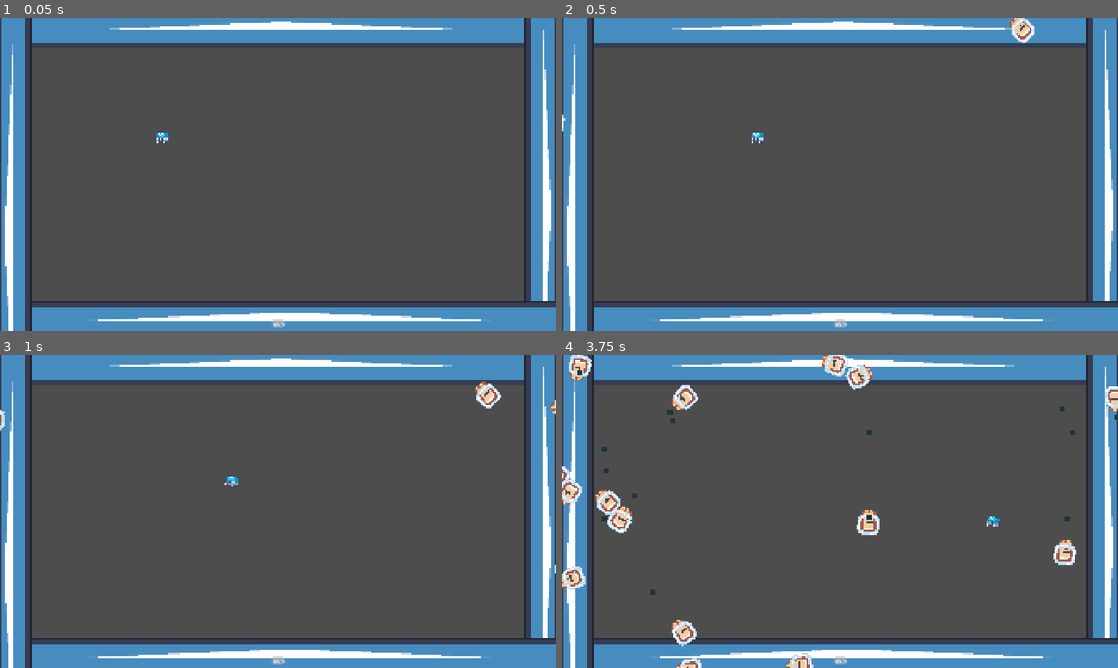
Above: before the commit, frames 1-4 (two rows, left to right).
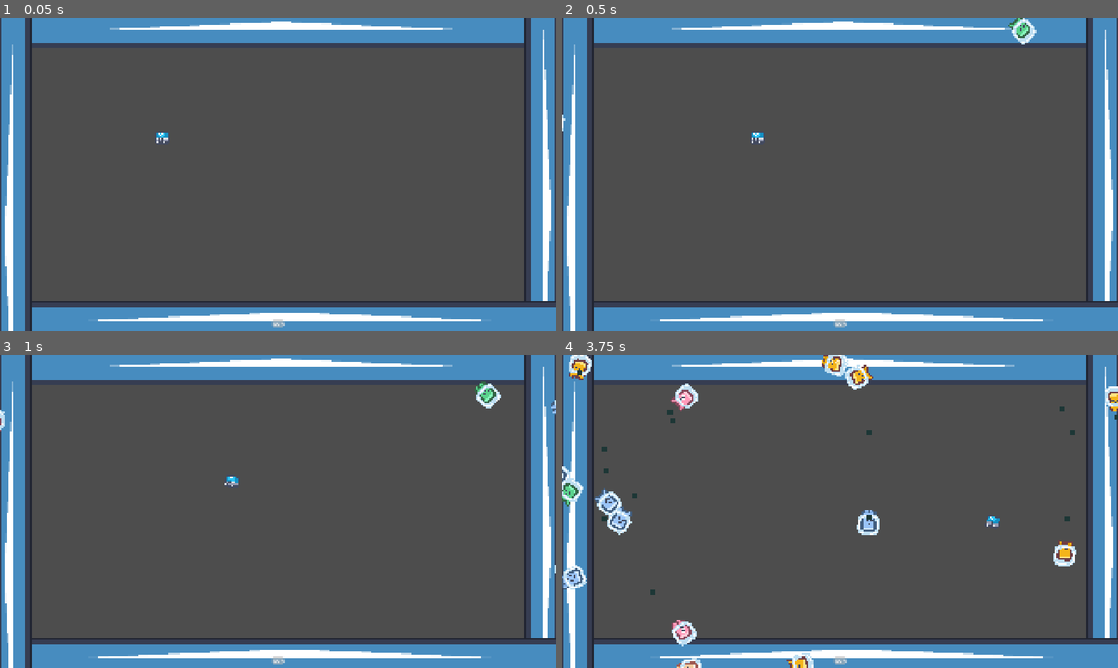
Above: after the commit, the same moments.

Repository: not-fritos/curric432-one-button-game
Game: Godot game, scene res://world.tscn
The game is run twice, just before and just after one commit, with the same random seed, the same clock (stepped at 60 frames per second) and the same inputs. The engine's default icon, where the game draws it, is replaced by a stand-in: a white triangle on a blue panel in a dark square.
Inputs:
- Up to frame 1 (0.05 s): no input
- Up to frame 2 (0.5 s): no input
- Up to frame 3 (1 s): tap Enter at 0.5 s
- Up to frame 4 (3.75 s): no input

Frame 1 is identical in both runs. In frame 2, 0.2% of the frame differs, in the area x 80-86%, y 0-9%; in frame 3, 0.2%; in frame 4, 2.3%, in the area x 0-100%, y 0-100%.

Commit message:
added random animations to sprites

Diff:
--- a/npc.gd
+++ b/npc.gd
@@ -2,10 +2,14 @@
 
 @export var speed: float = 300.0
 @export var trail_timer: float = 1.
+@onready var sprite_2d: AnimatedSprite2D = $Sprite2D
 
 var time_elapsed: float = 0
 
 var trail_scene = preload("res://trail.tscn")
+
+func _draw() -> void:
+	play_random_animation()
 
 func _physics_process(delta: float) -> void:
 	time_elapsed += delta * Globals.TIME_MOD
@@ -20,3 +24,11 @@
 
 func _on_life_timer_timeout() -> void:
 	queue_free()
+
+
+func play_random_animation():
+	var animation_names := sprite_2d.sprite_frames.get_animation_names()
+	if(!len(animation_names)):
+		return
+	var random_ani_name = animation_names[randi() % animation_names.size()]
+	sprite_2d.play(random_ani_name)
Not shown: 1 places in npc.tscn that only renumber resources
